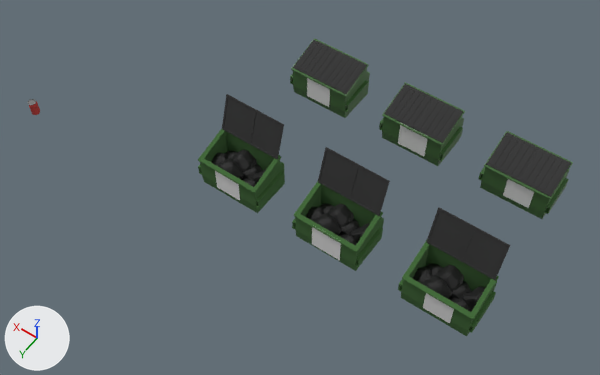
Renders of the FBX model assets/CityAssets/LowPolyCityAsset_Objective/DumpsterBlue.fbx from each side of a commit.
Camera for both pictures: a camera (50 mm lens) standing at (-42.1, 47.6, 79.6) and looking at (-6.0, -3.1, 0.1). Every picture has the same lights, and +X, +Y and +Z are marked at lower left. Where no turn or scale is listed for an object, it has been applied to the vertices.

In view in the first picture: 'CanRed001', 'DumpsterBlue', 'DumpsterGreen', 'DumpsterOpenBlue', 'DumpsterOpenGreen', 'DumpsterOpenRed', 'DumpsterRed'.
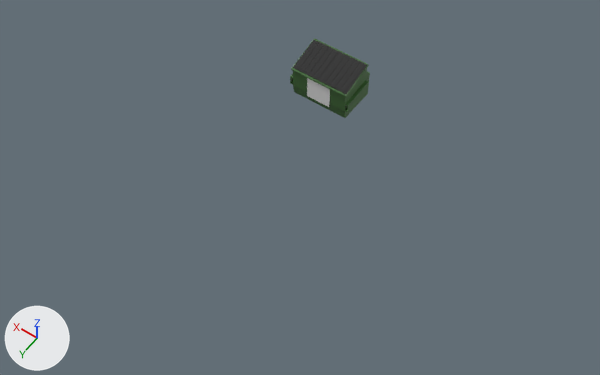
Where the change shows, as pixel boxes (x1, y1, x2, y2) in the pictures (600 x 375 px):
```json
{"object": "DumpsterOpenRed", "change": "deleted", "before": [398, 207, 510, 336], "faces in mat_dumpsterbody (dark green #3d6833)": [398, 240, 499, 336], "faces in mat_dumpsterlid (black #333333)": [426, 207, 510, 280], "faces in mat_trashbags (black #111111)": [413, 263, 486, 312], "faces in mat_redcan (white #e7e7e7)": [423, 293, 454, 323]}
{"object": "DumpsterOpenGreen", "change": "deleted", "before": [292, 147, 390, 271], "faces in mat_dumpsterbody (dark green #3d6833)": [292, 181, 384, 271], "faces in mat_dumpsterlid (black #333333)": [318, 147, 390, 216], "faces in mat_trashbags (black #111111)": [306, 204, 370, 246], "faces in mat_greencan (white #e7e7e7)": [312, 225, 341, 260]}
{"object": "DumpsterOpenBlue", "change": "deleted", "before": [198, 94, 285, 213], "faces in mat_dumpsterbody (dark green #3d6833)": [198, 129, 285, 213], "faces in mat_dumpsterlid (black #333333)": [222, 94, 284, 159], "faces in mat_trashbags (black #111111)": [212, 150, 267, 187], "faces in mat_bluecan (white #e7e7e7)": [215, 171, 240, 200]}
{"object": "DumpsterRed", "change": "deleted", "before": [478, 131, 573, 219], "faces in mat_dumpsterlid_004 (black #333333)": [486, 132, 571, 197], "faces in mat_dumpsterbody_004 (dark green #3d6833)": [478, 131, 573, 219], "faces in mat_redcan (white #e7e7e7)": [503, 179, 534, 208]}
{"object": "DumpsterGreen", "change": "deleted", "before": [379, 83, 465, 166], "faces in mat_dumpsterlid_004 (black #333333)": [384, 84, 463, 143], "faces in mat_dumpsterbody_004 (dark green #3d6833)": [379, 83, 465, 166], "faces in mat_greencan (white #e7e7e7)": [398, 123, 427, 156]}
{"object": "CanRed001", "change": "deleted", "before": [27, 99, 40, 115]}
```

Edits to the scene script, one JSON object a line:
```json
{"op": "remove", "block": "ob_dumpsteropengreen", "code": ["ob_dumpsteropengreen = bpy.data.objects.new('DumpsterOpenGreen', me_cube_001)", "ob_dumpsteropengreen.location = (-13.89, 0.24, 3.44)"]}
{"op": "remove", "block": "ob_dumpsteropenred", "code": ["ob_dumpsteropenred = bpy.data.objects.new('DumpsterOpenRed', me_cube_002)", "ob_dumpsteropenred.location = (-28.01, 0.24, 3.44)"]}
{"op": "remove", "block": "ob_canred001", "code": ["ob_canred001 = bpy.data.objects.new('CanRed001', me_circle)", "ob_canred001.location = (29.96, 6.44, 0.27)"]}
{"op": "remove", "block": "ob_dumpstergreen", "code": ["ob_dumpstergreen = bpy.data.objects.new('DumpsterGreen', me_cube_015)", "ob_dumpstergreen.location = (-13.84, -18.27, 3.5)"]}
{"op": "remove", "block": "ob_dumpsterred", "code": ["ob_dumpsterred = bpy.data.objects.new('DumpsterRed', me_cube_016)", "ob_dumpsterred.location = (-27.83, -18.32, 3.52)"]}
{"op": "remove", "block": "ob_dumpsteropenblue", "code": ["ob_dumpsteropenblue = bpy.data.objects.new('DumpsterOpenBlue', me_cube_013)", "ob_dumpsteropenblue.location = (-0.03, 0.24, 3.44)"]}
```
